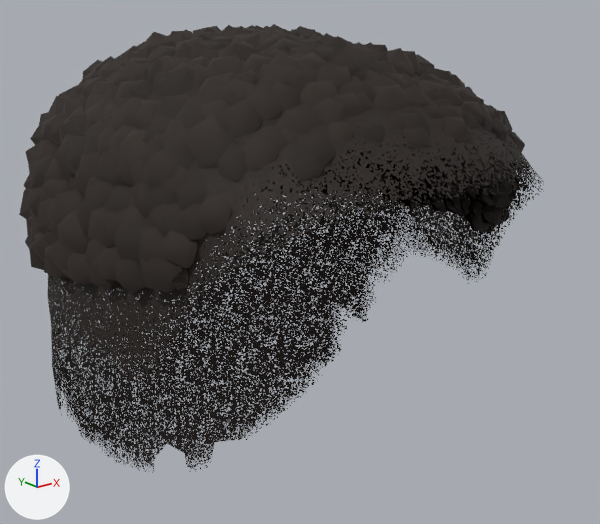
Before and after pictures for a commit that changed the glTF model public/models/avatars/parts/hair/lowcut_m.glb.
Camera for both pictures: a 50 mm lens placed at (-0.166, -0.256, 1.784), pointed at (0.009, -0.038, 1.697). The lights are fixed; the arrows at lower left show +X, +Y and +Z. The picture after the commit comes second. Vertices at exactly the same position are counted once.

Objects in the first picture: 'Curls', 'HairCap'.
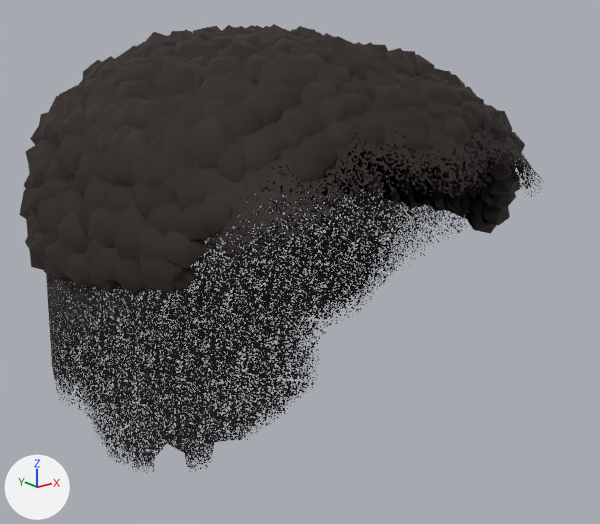
The change, as JSON lines over the scene's bpy script:
```json
{"block": "me_haircap", "where": "# used by ob_haircap; location = (0.0, 0.0, 0.0)"}
{"op": "remove", "block": "me_haircap", "code": "me_haircap.from_pydata(...)  # 327 vertices, 582 faces; spans x -0.076..0.076, y -0.134..0.052, z 1.581..1.773"}
{"op": "add", "block": "me_haircap", "code": "me_haircap.from_pydata(...)  # 158 vertices, 261 faces; spans x -0.076..0.076, y -0.134..0.052, z 1.581..1.773"}
{"block": "me_haircap", "change": "me_haircap part 1: 169 vertices removed from x -0.076..0.076, y -0.134..0.049, z 1.597..1.771"}
```

Boxes [x1, y1, x2, y2] around the edits, measured in the pictures (600 x 524 px):
```json
{"object": "HairCap", "change": "reshaped", "before": [47, 57, 544, 473], "after": [46, 57, 544, 473]}
{"part": 1, "of": "me_haircap", "change": "deleted", "before": [47, 73, 544, 473]}
```
